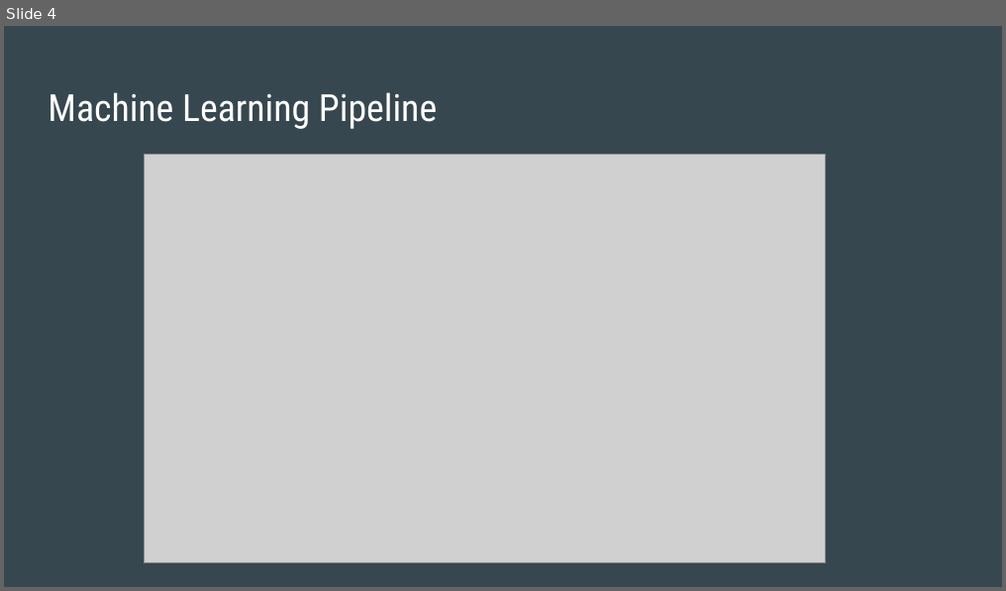
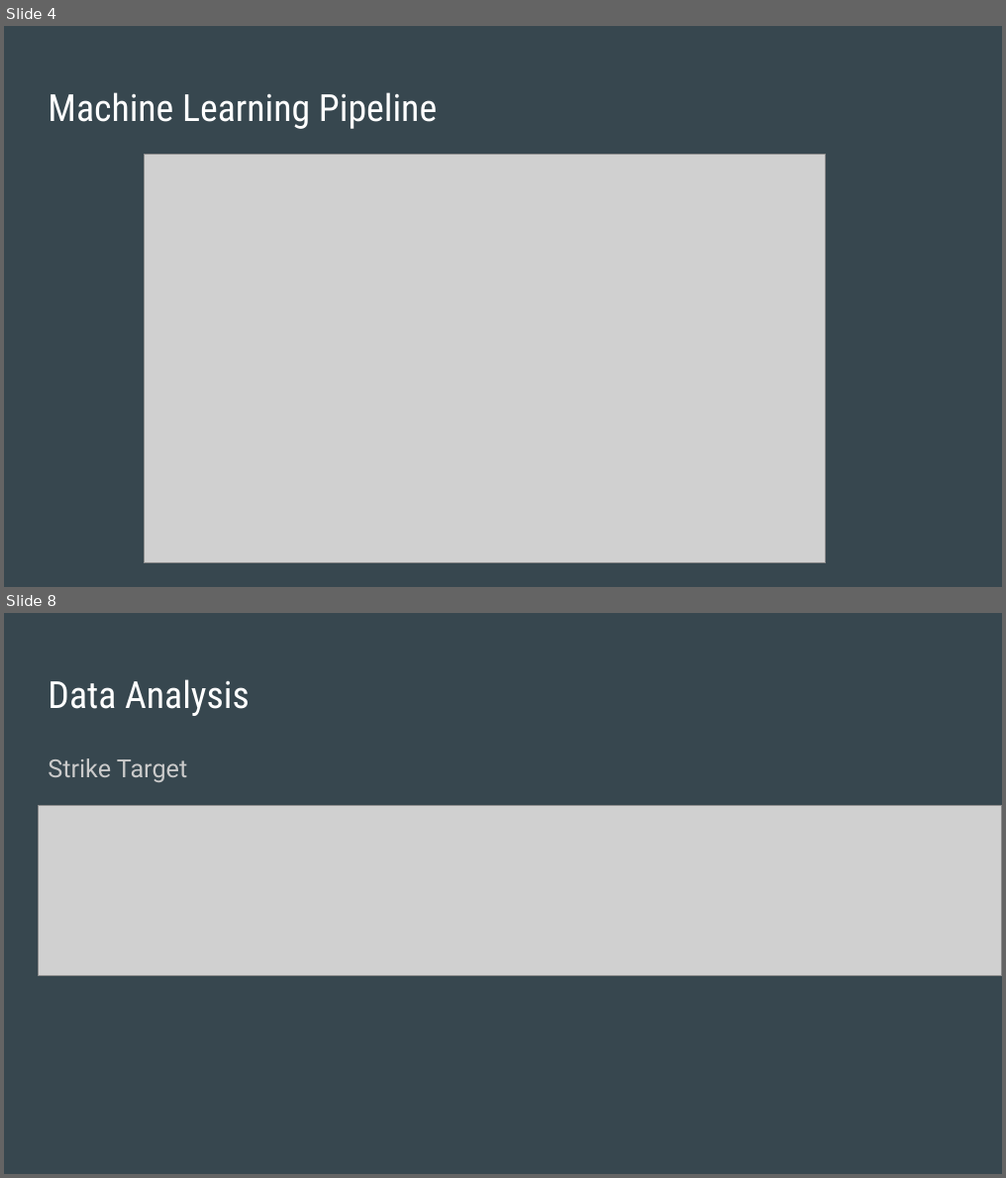
Before and after one commit to daniduce/Final-Project, a slide deck: Weather Patterns.pptx. Shown one above the other, each under a label of ours: slide 4 before the commit, slides 4 and 8 after it; the slides between them are not shown. The pictures are 1006x591 and 1006x1178 pixels, drawn with LibreOffice and Linux fonts; fonts in the diff are those of the drawing; grey boxes stand for pictures. Boxes give left, top, right and bottom in pixels: in the first picture for what was removed or moved away, otherwise in the second. Text is boxed around its words. In the diff, an @@ line names an element or a change of style, - is before the commit and + after.

```diff
--- a/Weather Patterns.pptx
+++ b/Weather Patterns.pptx
@@ slide 8 added at [4,613,1002,1174], background #37474F @@
@@ title added at [48,679,250,716], 27 pt, text #FFFFFF @@
+Data Analysis
@@ text added at [48,759,187,782], 18 pt, text #CACACA @@
+Strike Target
@@ picture added at [38,806,1002,975] @@
```
Also in this commit, not shown: 2 slides changed, 5 other slides added, 1 slide removed, 1 other file.
